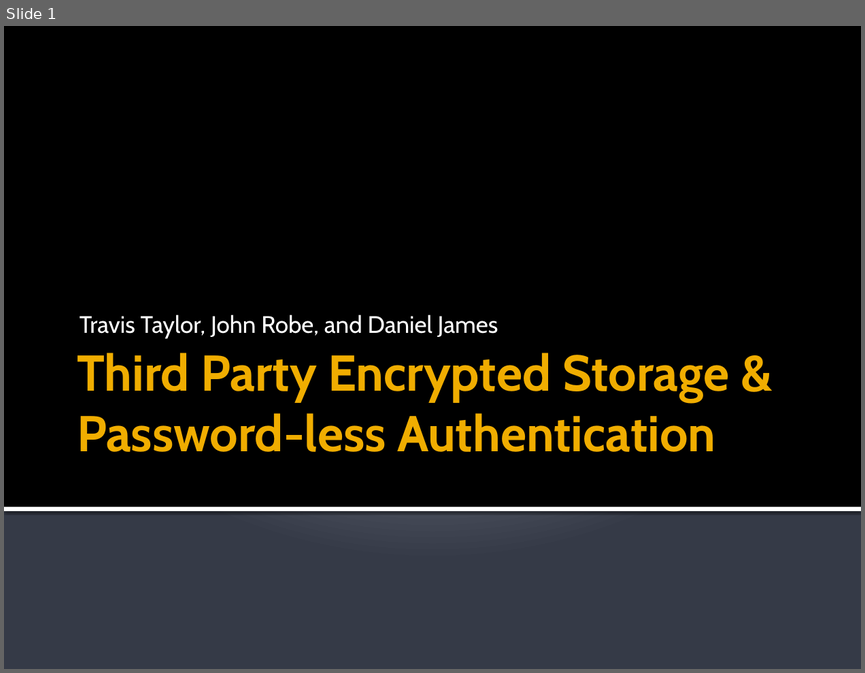
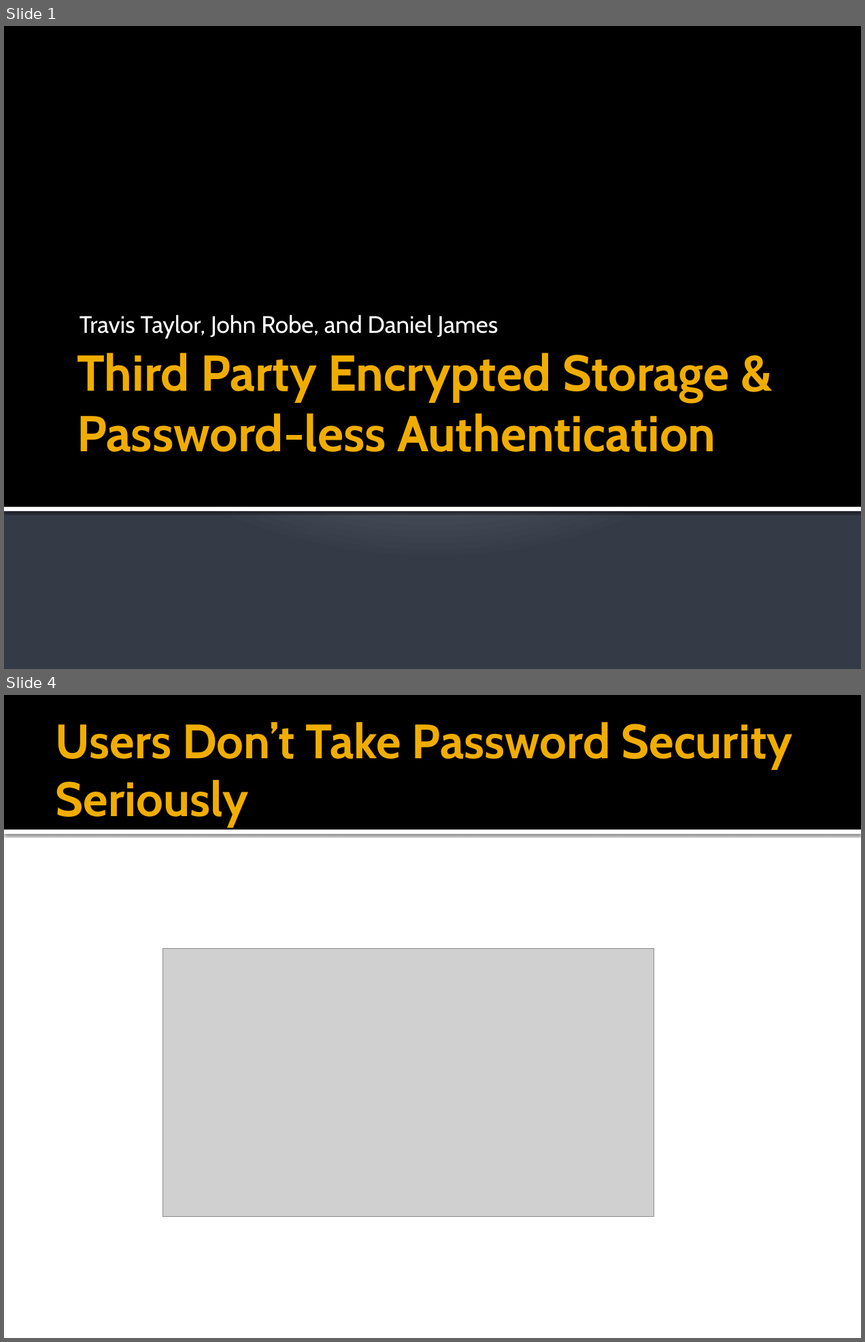
Before and after one commit to jrobe/cs5490, a slide deck: presentation/Third Party Encrypted Storage.pptx. Shown one above the other, each under a label of ours: slide 1 before the commit, slides 1 and 4 after it; the slides between them are not shown. The pictures are 865x673 and 865x1342 pixels, drawn with LibreOffice and Linux fonts; fonts in the diff are those of the drawing; grey boxes stand for pictures. Boxes give left, top, right and bottom in pixels: in the first picture for what was removed or moved away, otherwise in the second. Text is boxed around its words. In the diff, an @@ line names an element or a change of style, - is before the commit and + after.

```diff
--- a/presentation/Third Party Encrypted Storage.pptx
+++ b/presentation/Third Party Encrypted Storage.pptx
@@ slide 4 added at bbox=[4, 695, 861, 1338], background #FFFFFF @@
@@ rectangle added at bbox=[4, 695, 861, 830], fill #000000 @@
@@ title added at bbox=[56, 722, 792, 827], 40.5 pt, text #F0AD00, bold @@
+Users Don’t Take Password Security Seriously
@@ rectangle added at bbox=[4, 830, 861, 834], fill #FFFFFF @@
@@ picture added at bbox=[162, 949, 653, 1216] @@
```
Also in this commit, not shown: 5 slides changed, 3 other slides added.
